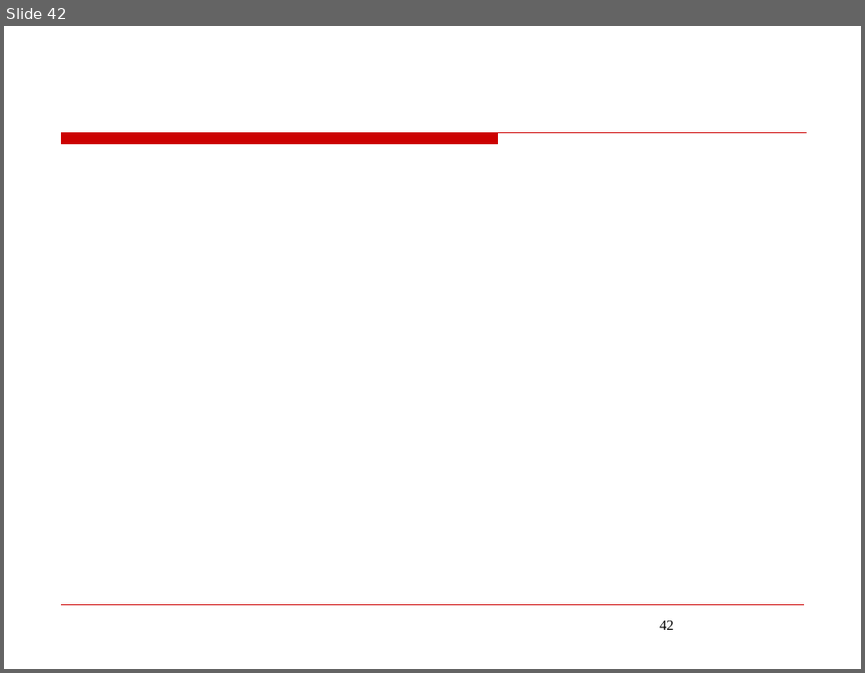
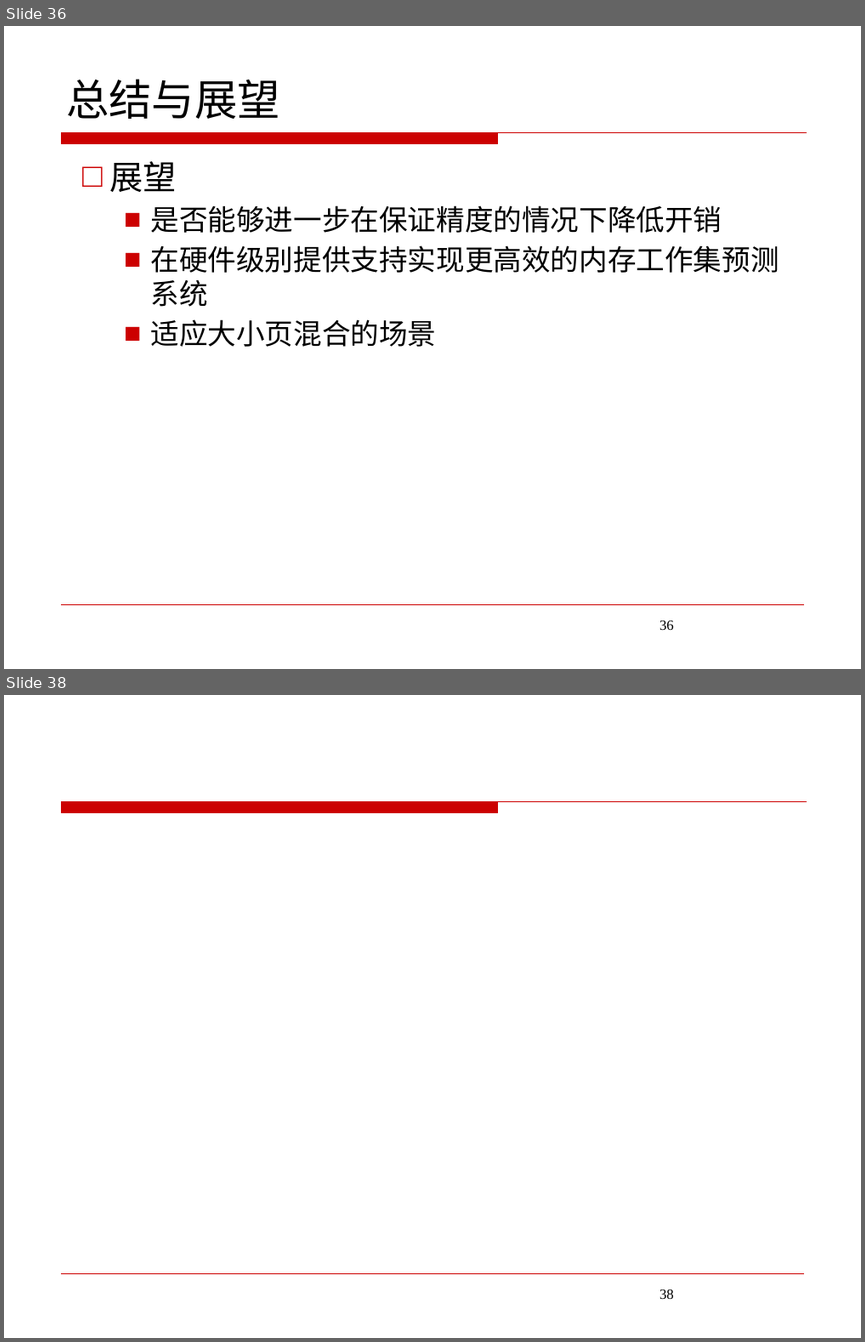
Before and after one commit to JoeHF/aet_data, a slide deck: 答辩/答辩ppt.pptx. Shown one above the other, each under a label of ours: slide 42 before the commit, slides 36 and 38 after it; the slides between them are not shown. The pictures are 865x673 and 865x1342 pixels, drawn with LibreOffice and Linux fonts; fonts in the diff are those of the drawing; background and template pictures are left out. Boxes give left, top, right and bottom in pixels: in the first picture for what was removed or moved away, otherwise in the second. Text is boxed around its words. In the diff, an @@ line names an element or a change of style, - is before the commit and + after.

```diff
--- a/答辩/答辩ppt.pptx
+++ b/答辩/答辩ppt.pptx
@@ slide 36 added at (4,26,861,669), background #FFFFFF; not listed: 2 template elements that a slide beside it also shows @@
@@ title added at (66,79,280,119), 36 pt, text #000000 @@
+总结与展望
@@ text added at (109,161,778,346), 24 pt, text #000000 @@
+□ 展望
+  ■ 是否能够进一步在保证精度的情况下降低开销
+  ■ 在硬件级别提供支持实现更高效的内存工作集预测系统
+  ■ 适应大小页混合的场景
@@ page number added at (659,620,674,630), 12 pt, text #000000 @@
+36
@@ what was slide 42 is now slide 38 @@
@@ page number at (659,1289,674,1299): text changed @@
-42
+38
```
Also in this commit, not shown: 10 slides changed, 2 other slides added, 7 slides removed, 11 other files.
